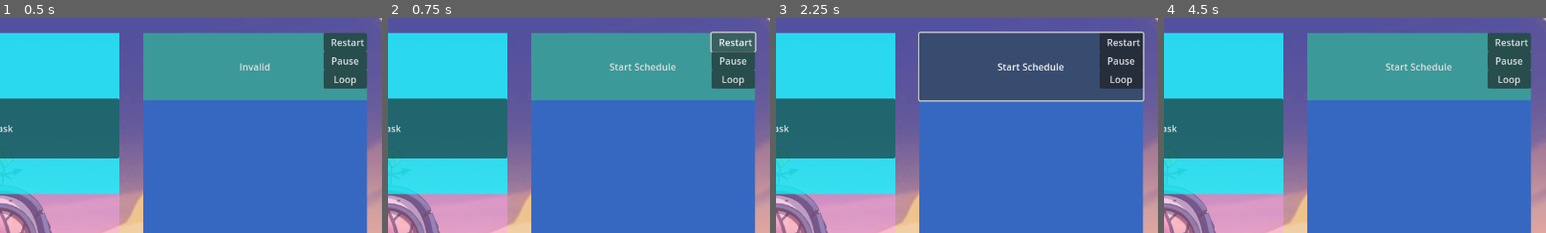
Above: before the commit, frames 1-4 (left to right).
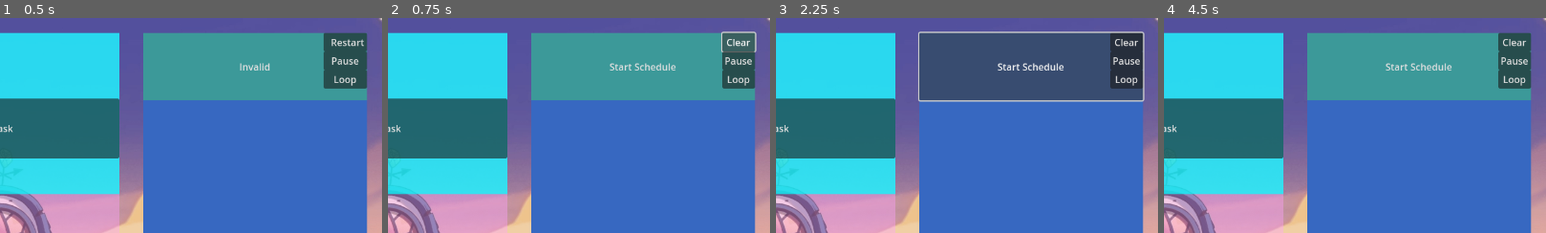
Above: after the commit, the same moments.

Repository: MacBeing3/Custom-Pomodoro-Style-Timers
Game: Godot game, scene res://src/project_root.tscn
The game is run twice, just before and just after one commit, with the same random seed, the same clock (stepped at 60 frames per second) and the same inputs.
Inputs:
- Up to frame 1 (0.5 s): no input
- Up to frame 2 (0.75 s): click "Restart" at 0.5 s
- Up to frame 3 (2.25 s): click "Restart" (after the commit: "Clear") at 1.25 s; click "Start Schedule" at 2 s
- Up to frame 4 (4.5 s): click "Start Schedule" at 2.75 s; click "Restart" (after the commit: "Clear") at 3.5 s; click "<" at 4.25 s
The pictures show only the part of the screen within x 50-100%, y 0-50%; the shares and areas given below are measured in that part.

Frame 1 is identical in both runs. In frame 2, 1.2% of the frame differs, in the area x 84-96%, y 6-33%; in frame 3, 1.2%; in frame 4, 1.2%.
Error in both runs: Cannot call method 'get_node' on a null value. (res://src/V2_Timer_Unit.gd:9)

Commit message:
added clear function

Diff:
--- a/Nice timers/src/Main_Screen.gd
+++ b/Nice timers/src/Main_Screen.gd
@@ -11,6 +11,8 @@
 @onready var active_unit := $BackgroundImage/MarginContainer/HSplitContainer/TimersBackground/TaskVsPresetDivider/TaskBackground/MarginContainer/SelectedTaskContainer/ActiveUnit
 @onready var sched_vbox := $BackgroundImage/MarginContainer/HSplitContainer/TaskBoard/VSplitContainer/ScheduleVBox
 @onready var sched_button :Button= $BackgroundImage/MarginContainer/HSplitContainer/TaskBoard/VSplitContainer/StartSchedule
+@onready var rest_clr_button:Button=$BackgroundImage/MarginContainer/HSplitContainer/TaskBoard/VSplitContainer/StartSchedule/VBoxContainer/ResetButton
+
 
 @onready var dev_mode_toggle_button:CheckButton= get_node("CheckButton")
 var dev_mode_enabled :bool= false
@@ -35,7 +37,13 @@
 	get:
 		return schedule_button_function
 
+var rest_clr_button_function = "reset":
+	set(state):
+		rest_clr_button_function = state
+		rest_clr_button.text = state
 
+	get:
+		return rest_clr_button_function
 
 func _ready():
 	timer_popup_instance = timer_popup_scene.instantiate()
@@ -140,8 +148,9 @@
 		window_visible.emit()
 
 
-	else:
+	else: #if end of timer
 		schedule_button_function = "                                             ↗"
+
 
 
 func _on_popup_pressed() -> void:
@@ -150,19 +159,27 @@
 
 
 func _reset_schedule():
-	popup_called_times = 0
+	if rest_clr_button_function == "reset":
+		popup_called_times = 0
 
-	for child in sched_vbox.get_child_count():
-		sched_vbox.get_child(child).value = 0
+		for child in sched_vbox.get_child_count():
+			sched_vbox.get_child(child).value = 0
 
-		var dictionary = timers_scheduled[child]
-		sched_vbox.get_child(child).timer.start(dictionary["duration"])
+			var dictionary = timers_scheduled[child]
+			sched_vbox.get_child(child).timer.start(dictionary["duration"])
 
-		sched_vbox.get_child(child).dev_mode = dev_mode_enabled
-		sched_vbox.get_child(child)._check_dev_mode()
-		sched_vbox.get_child(child).timer.set_paused(true)
+			sched_vbox.get_child(child).dev_mode = dev_mode_enabled
+			sched_vbox.get_child(child)._check_dev_mode()
+			sched_vbox.get_child(child).timer.set_paused(true)
 
-	schedule_button_function = "Start Schedule"
+		schedule_button_function = "Start Schedule"
+		rest_clr_button_function = "Clear"
+
+	elif rest_clr_button_function == "Clear":
+		for child in sched_vbox.get_child_count():
+			sched_vbox.get_child(child).call_deferred("queue_free")
+
+		timers_scheduled = []
 
 
 
